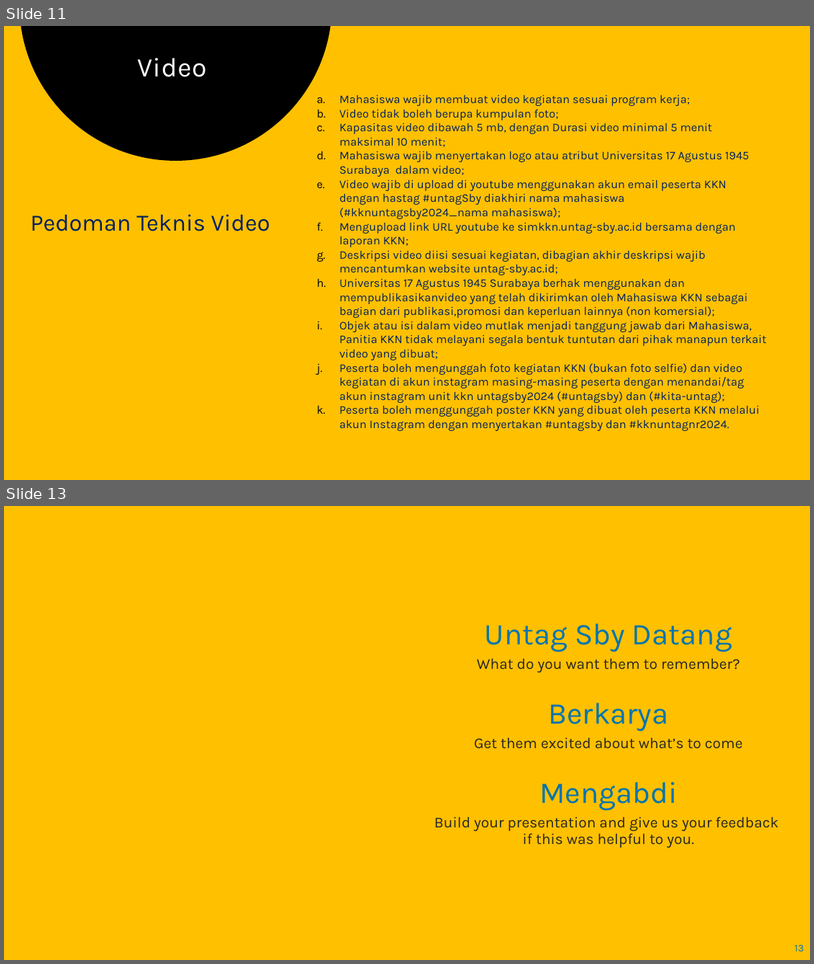
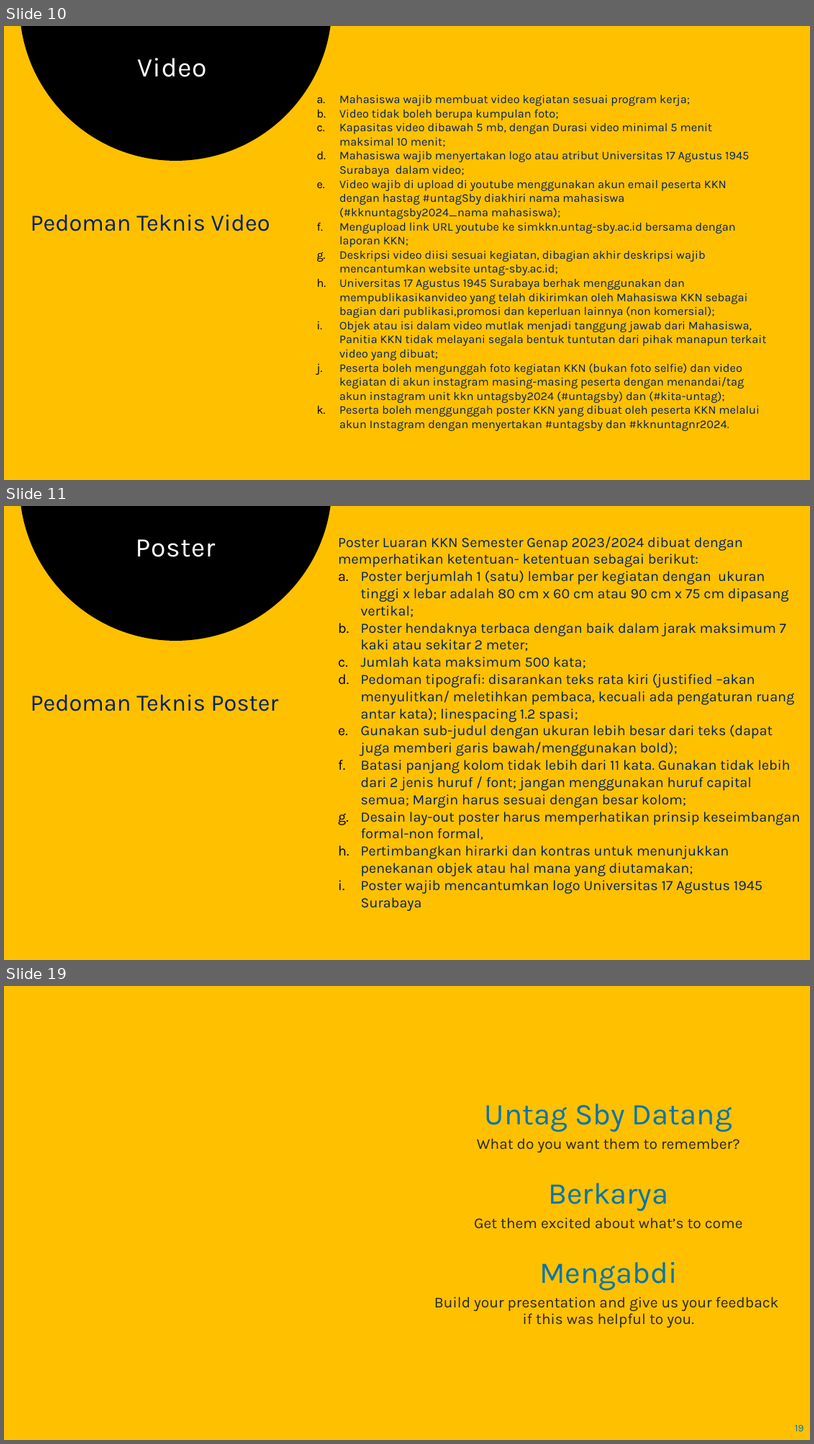
Before and after one commit to chariotofthesun/kkngenap2024, a slide deck: petunjuk teknis luaran kkn untag sby.pptx. Shown one above the other, each under a label of ours: slides 11 and 13 before the commit, slides 10, 11 and 19 after it; the slides between them are not shown. The pictures are 814x964 and 814x1444 pixels, drawn with LibreOffice and Linux fonts; fonts in the diff are those of the drawing; background and template pictures are left out. Boxes give left, top, right and bottom in pixels: in the first picture for what was removed or moved away, otherwise in the second. Text is boxed around its words. In the diff, an @@ line names an element or a change of style, - is before the commit and + after.

```diff
--- a/petunjuk teknis luaran kkn untag sby.pptx
+++ b/petunjuk teknis luaran kkn untag sby.pptx
@@ slide 11 added at [4, 506, 810, 960], background #FFC000 @@
@@ freeform shape added at [19, 506, 332, 641], fill #000000 @@
@@ title added at [136, 539, 216, 557], 32 pt, text #FFFFFF @@
+Poster
@@ text added at [338, 536, 800, 911], 17 pt, text #002060 @@
+Poster Luaran KKN Semester Genap 2023/2024 dibuat dengan memperhatikan ketentuan- ketentuan sebagai berikut:
+a. Poster berjumlah 1 (satu) lembar per kegiatan dengan ukuran tinggi x lebar adalah 80 cm x 60 cm atau 90 cm x 75 cm dipasang vertikal;
+b. Poster hendaknya terbaca dengan baik dalam jarak maksimum 7 kaki atau sekitar 2 meter;
+c. Jumlah kata maksimum 500 kata;
+d. Pedoman tipografi: disarankan teks rata kiri (justified –akan menyulitkan/ meletihkan pembaca, kecuali ada pengaturan ruang antar kata); linespacing 1.2 spasi;
+e. Gunakan sub-judul dengan ukuran lebih besar dari teks (dapat juga memberi garis bawah/menggunakan bold);
+f. Batasi panjang kolom tidak lebih dari 11 kata. Gunakan tidak lebih dari 2 jenis huruf / font; jangan menggunakan huruf capital semua; Margin harus sesuai dengan besar kolom;
+g. Desain lay-out poster harus memperhatikan prinsip keseimbangan formal-non formal,
+h. Pertimbangkan hirarki dan kontras untuk menunjukkan penekanan objek atau hal mana yang diutamakan;
+i. Poster wajib mencantumkan logo Universitas 17 Agustus 1945 Surabaya
@@ text added at [31, 694, 279, 711], 28 pt, text #002060 @@
+Pedoman Teknis Poster
@@ what was slide 11 is now slide 10 @@
@@ what was slide 13 is now slide 19 @@
@@ page number at [795, 1424, 805, 1431]: text changed @@
-13
+19
```
Also in this commit, not shown: 1 slide changed, 6 other slides added, 1 slide removed.
